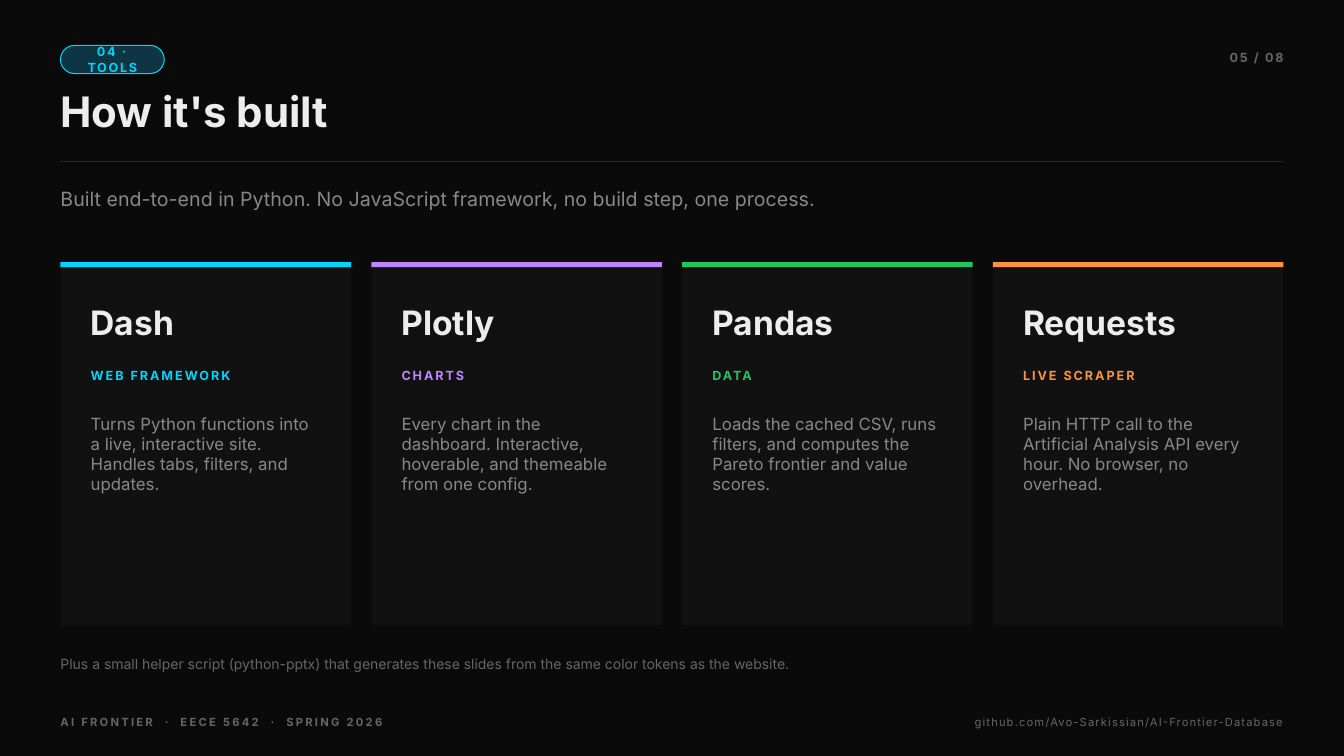
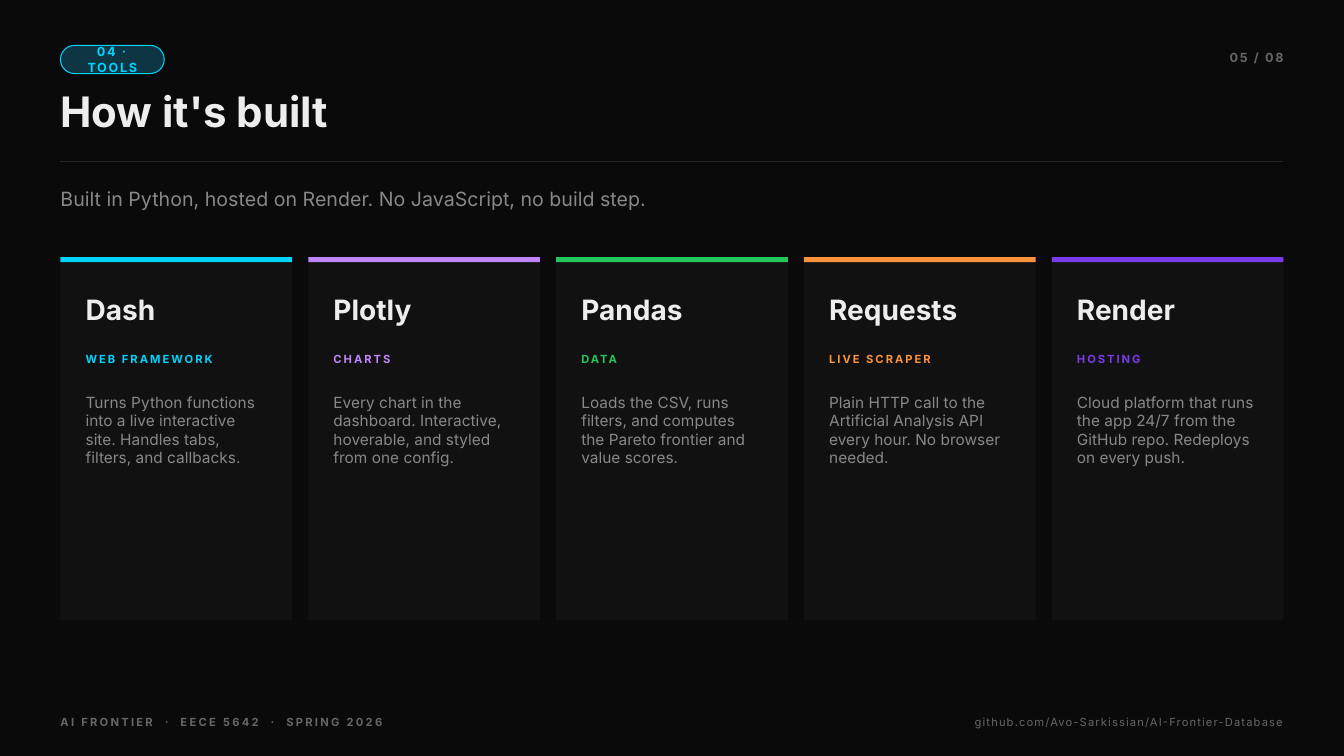
Before and after one commit to Avo-Sarkissian/AI-Frontier-Database, a slide deck: slide 5 of AI_Frontier_Presentation.pptx. Drawn at 1344x756 pixels with LibreOffice and Linux fonts; fonts in the diff are those of the drawing. Boxes give left, top, right and bottom in pixels: in the first picture for what was removed or moved away, otherwise in the second. Text is boxed around its words. In the diff, an @@ line names an element or a change of style, - is before the commit and + after.

```diff
--- a/AI_Frontier_Presentation.pptx
+++ b/AI_Frontier_Presentation.pptx
@@ text at (60, 191, 646, 210): text changed @@
-Built end-to-end in Python. No JavaScript framework, no build step, one process.
+Built in Python, hosted on Render. No JavaScript, no build step.
@@ rectangle: place and size @@
-rectangle at (60, 262, 351, 625)
+rectangle at (60, 257, 292, 620)
@@ rectangle: place and size @@
-rectangle at (60, 262, 351, 267)
+rectangle at (60, 257, 292, 262)
@@ rectangle: place and size @@
-rectangle at (371, 262, 661, 625)
+rectangle at (309, 257, 540, 620)
@@ rectangle: place and size @@
-rectangle at (371, 262, 661, 267)
+rectangle at (309, 257, 540, 262)
@@ rectangle: place and size @@
-rectangle at (683, 262, 973, 625)
+rectangle at (557, 257, 788, 620)
@@ rectangle: place and size @@
-rectangle at (683, 262, 973, 267)
+rectangle at (557, 257, 788, 262)
@@ rectangle: place and size @@
-rectangle at (993, 262, 1284, 625)
+rectangle at (805, 257, 1036, 620)
@@ rectangle: place and size @@
-rectangle at (993, 262, 1284, 267)
+rectangle at (805, 257, 1036, 262)
@@ rectangle added at (1052, 257, 1284, 620), fill #111111 @@
@@ rectangle added at (1052, 257, 1284, 262), fill #7C3AED @@
@@ text "Dash": place and size @@
-text "Dash" at (91, 310, 174, 336)
+text "Dash" at (86, 299, 156, 321)
@@ text "Plotly": place and size @@
-text "Plotly" at (402, 310, 495, 342)
+text "Plotly" at (333, 299, 411, 326)
@@ text "Pandas": place and size @@
-text "Pandas" at (712, 310, 833, 336)
+text "Pandas" at (581, 299, 682, 321)
@@ size 24 to 20 pt in 4 elements at (86, 299, 156, 321), (333, 299, 411, 326), (581, 299, 682, 321), (829, 299, 957, 326) @@
@@ text "Requests": place and size @@
-text "Requests" at (1023, 310, 1176, 342)
+text "Requests" at (829, 299, 957, 326)
@@ text added at (1077, 299, 1175, 321), 20 pt, text #EDEDED, bold @@
+Render
@@ text "WEB FRAMEWORK": place and size @@
-text "WEB FRAMEWORK" at (91, 370, 231, 380)
+text "WEB FRAMEWORK" at (86, 354, 213, 363)
@@ text "CHARTS": place and size @@
-text "CHARTS" at (402, 370, 465, 380)
+text "CHARTS" at (333, 354, 390, 363)
@@ text "DATA": place and size @@
-text "DATA" at (713, 368, 943, 398)
+text "DATA" at (582, 353, 763, 383)
@@ size 9 to 8 pt in 4 elements at (86, 354, 213, 363), (333, 354, 390, 363), (582, 353, 763, 383), (829, 354, 930, 363) @@
@@ text "LIVE SCRAPER": place and size @@
-text "LIVE SCRAPER" at (1023, 370, 1135, 380)
+text "LIVE SCRAPER" at (829, 354, 930, 363)
@@ text added at (1077, 354, 1141, 363), 8 pt, text #7C3AED, bold @@
+HOSTING
@@ text at (86, 396, 255, 466): text changed; size 12 to 11 pt @@
-Turns Python functions into a live, interactive site. Handles tabs, filters, and updates.
+Turns Python functions into a live interactive site. Handles tabs, filters, and callbacks.
@@ text at (333, 396, 501, 466): text changed; size 12 to 11 pt @@
-Every chart in the dashboard. Interactive, hoverable, and themeable from one config.
+Every chart in the dashboard. Interactive, hoverable, and styled from one config.
@@ text at (581, 397, 745, 463): text changed; size 12 to 11 pt @@
-Loads the cached CSV, runs filters, and computes the Pareto frontier and value scores.
+Loads the CSV, runs filters, and computes the Pareto frontier and value scores.
@@ text at (829, 396, 1001, 463): text changed; size 12 to 11 pt @@
-Plain HTTP call to the Artificial Analysis API every hour. No browser, no overhead.
+Plain HTTP call to the Artificial Analysis API every hour. No browser needed.
@@ text added at (1077, 396, 1253, 466), 11 pt, text #888888 @@
+Cloud platform that runs the app 24/7 from the GitHub repo. Redeploys on every push.
@@ text removed at (60, 658, 789, 672) @@
-Plus a small helper script (python-pptx) that generates these slides from the same color tokens as the website.
```
Also in this commit, not shown: 1 other slide changed, 1 other file.
